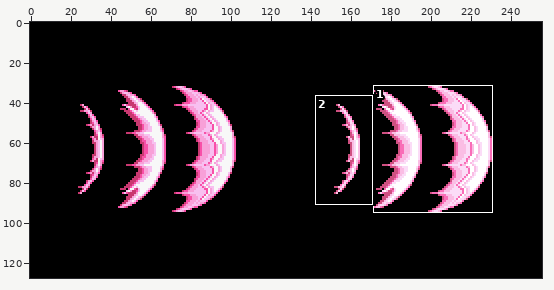
Edited in one commit: sprite sheet (img/hudWaveIcon.png). The picture above shows the old version from afar; the outline marks the close-up.
Close-up. First the earlier version:
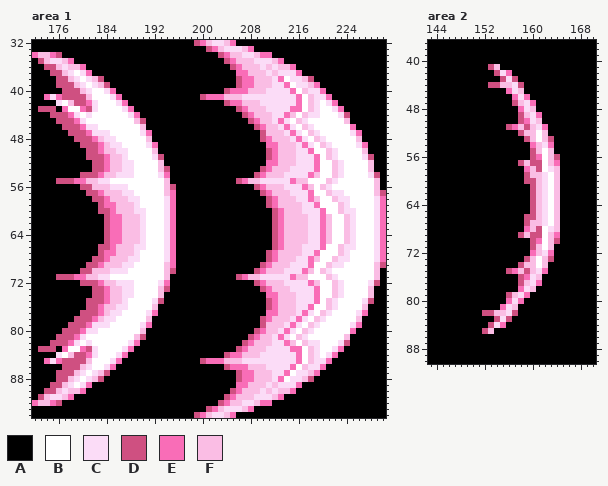
The file is 256x128 pixels. Shown: area 1: x 172..230, y 32..94; area 2: x 143..170, y 37..90.
Palette (. is transparent): A #000000  B #ffffff  C #fbdcf7  D #cf5081  E #f96db7  F #fabde4
And afterwards:
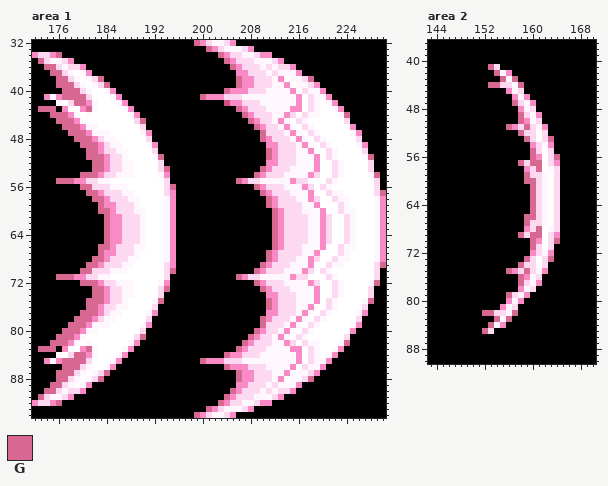
Colours new in this view: G #d66892
The exact change:
colour C: #fbdcf7 -> #fef7fd
colour E: #f96db7 -> #fa8ac5
colour F: #fabde4 -> #fcd9f0
Area 1:
y 32: x 199 D -> G
y 33: x 201 D -> G
y 34: x 176 D -> G; x 203 D -> G
y 35: x 173 D -> G; x 204 D -> G
y 36: x 174..175 DD -> GG; x 205 D -> G
y 37: x 175..176 DD -> GG
y 38: x 176..177 DD -> GG; x 183 D -> G; x 206 D -> G; x 218 D -> G
y 39: x 176..178 DDD -> GGG; x 184 D -> G; x 206 D -> G
y 40: x 177..179 DDD -> GGG; x 204 D -> G
y 41: x 177..180 DDDD -> GGGG; x 200 D -> G
y 42: x 179..180 DD -> GG
y 43: x 173..175 DDD -> GGG; x 181 D -> G; x 206 D -> G
y 44: x 175..177 DDD -> GGG; x 207 D -> G; x 224 D -> G
y 45: x 176..178 DDD -> GGG; x 190 D -> G; x 208 D -> G
y 46: x 177..179 DDD -> GGG; x 209 D -> G
y 47: x 178..180 DDD -> GGG; x 210 D -> G
y 48: x 179..181 DDD -> GGG; x 210 D -> G
y 49: x 180..182 DDD -> GGG
y 50: x 181..182 DD -> GG; x 211 D -> G
y 51: x 181..183 DDD -> GGG; x 193 D -> G; x 211 D -> G; x 228 D -> G
y 52: x 182..183 DD -> GG
y 53: x 182..183 DD -> GG; x 194 D -> G; x 210 D -> G
y 54: x 180..182 DDD -> GGG; x 209 D -> G; x 229 D -> G
y 55: x 176..178 DDD -> GGG; x 206 D -> G
y 56: x 180..181 DD -> GG; x 195 D -> G; x 209 D -> G
y 57: x 181..182 DD -> GG; x 210 D -> G; x 230 D -> G
y 58: x 182..183 DD -> GG; x 211 D -> G
y 59: x 183 D -> G; x 211 D -> G
y 60: x 183..184 DD -> GG; x 212 D -> G
y 61..65: x 184 D -> G; x 212 D -> G
y 66: x 183..184 DD -> GG; x 212 D -> G
y 67: x 183 D -> G; x 211 D -> G
y 68: x 182..183 DD -> GG; x 211 D -> G
y 69: x 181..182 DD -> GG; x 210 D -> G; x 230 D -> G
y 70: x 180..181 DD -> GG; x 195 D -> G; x 209 D -> G
y 71: x 176..178 DDD -> GGG; x 206 D -> G
y 72: x 180..182 DDD -> GGG; x 209 D -> G; x 229 D -> G
y 73: x 182..183 DD -> GG; x 194 D -> G; x 210 D -> G
y 74: x 182..183 DD -> GG
y 75: x 181..183 DDD -> GGG; x 193 D -> G; x 211 D -> G; x 228 D -> G
y 76: x 181..182 DD -> GG; x 211 D -> G
y 77: x 180..182 DDD -> GGG
y 78: x 179..181 DDD -> GGG; x 210 D -> G
y 79: x 178..180 DDD -> GGG; x 210 D -> G
y 80: x 177..179 DDD -> GGG; x 209 D -> G
y 81: x 176..178 DDD -> GGG; x 190 D -> G; x 208 D -> G
y 82: x 175..177 DDD -> GGG; x 207 D -> G; x 224 D -> G
y 83: x 173..175 DDD -> GGG; x 181 D -> G; x 206 D -> G
y 84: x 179..180 DD -> GG; x 204 D -> G
y 85: x 177..180 DDDD -> GGGG; x 200 D -> G
y 86: x 177..179 DDD -> GGG; x 204 D -> G
y 87: x 176..178 DDD -> GGG; x 184 D -> G; x 206 D -> G
y 88: x 176..177 DD -> GG; x 183 D -> G; x 206 D -> G; x 218 D -> G
y 89: x 175..176 DD -> GG
y 90: x 174..175 DD -> GG; x 205 D -> G
y 91: x 173 D -> G; x 204 D -> G
y 92: x 176 D -> G; x 203 D -> G
y 93: x 201 D -> G
y 94: x 199 D -> G
Area 2:
y 41: x 153 D -> G
y 42: x 154 D -> G
y 43: x 155 D -> G; x 157 D -> G
y 44: x 153..154 DD -> GG; x 158 D -> G
y 47: x 157 D -> G
y 49..50: x 158 D -> G
y 51: x 156 D -> G; x 159 D -> G
y 52: x 158 D -> G
y 53: x 159 D -> G; x 163 D -> G
y 55: x 160 D -> G
y 56: x 160 D -> G; x 164 D -> G
y 57: x 158 D -> G; x 160..161 DD -> GG
y 58: x 161 D -> G
y 59: x 159 D -> G
y 60: x 159..160 DD -> GG
y 61..65: x 160 D -> G
y 66: x 159..160 DD -> GG
y 67: x 159 D -> G
y 68: x 161 D -> G
y 69: x 158 D -> G; x 160..161 DD -> GG
y 70: x 160 D -> G; x 164 D -> G
y 71: x 160 D -> G
y 73: x 159 D -> G; x 163 D -> G
y 74: x 158 D -> G
y 75: x 156 D -> G; x 159 D -> G
y 76..77: x 158 D -> G
y 79: x 156 D -> G
y 82: x 152..153 DD -> GG; x 157 D -> G
y 83: x 154 D -> G; x 156 D -> G
y 84: x 153 D -> G
y 85: x 152 D -> G
Pixel boxes of the changes (left, top, right, bottom) in both close-ups:
changed: (194, 40, 386, 418)
changed: (32, 52, 176, 406)
changed: (482, 64, 560, 334)
